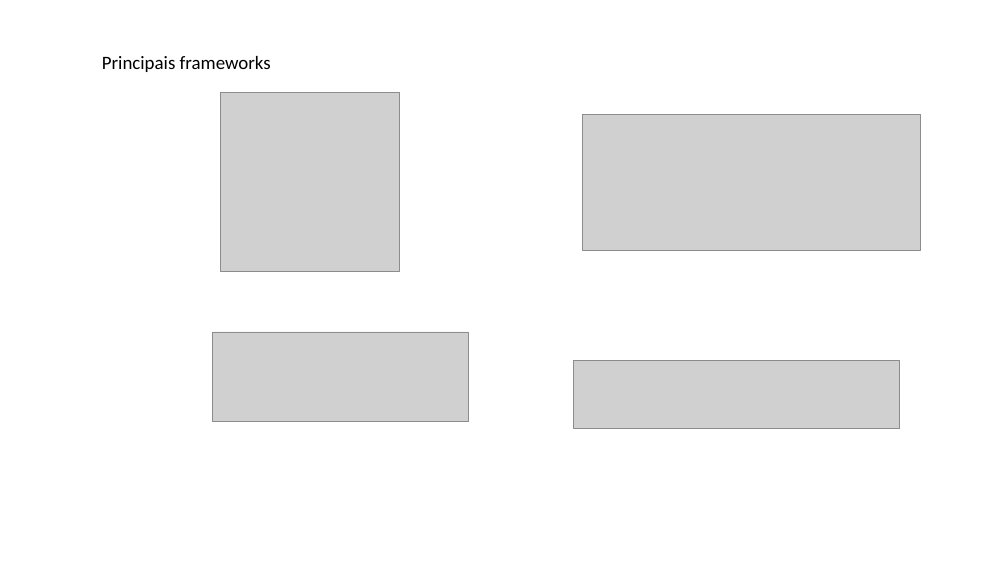
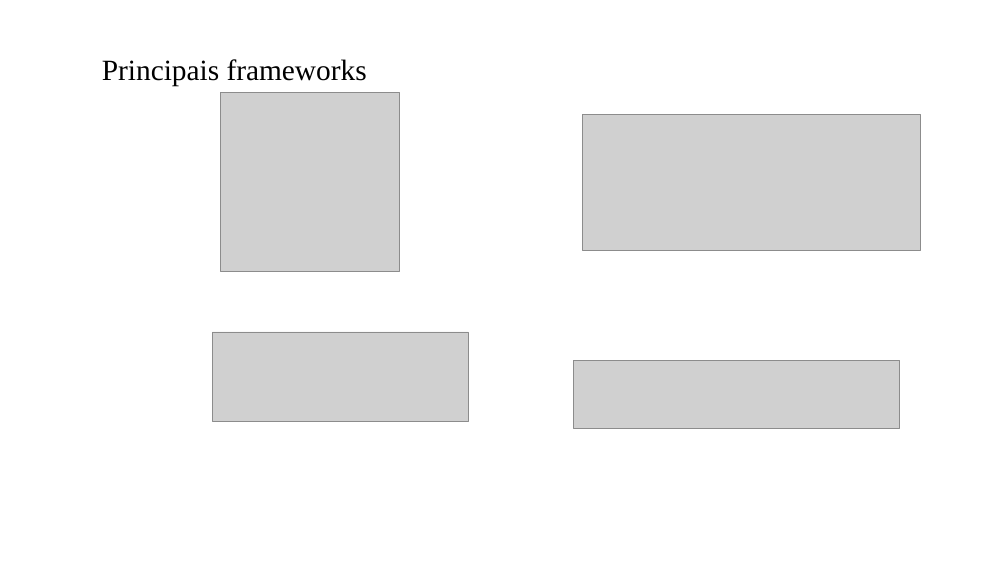
Before and after one commit to feevars/fatec4SEM, a slide deck: slide 7 of 2SEM/IES100 - Engenharia de Software I/BDD - Behavior Driven Development/apresentacao-oficial_BDD.pptx. Drawn at 1008x567 pixels with LibreOffice and Linux fonts; fonts in the diff are those of the drawing; grey boxes stand for pictures. Boxes give left, top, right and bottom in pixels: in the first picture for what was removed or moved away, otherwise in the second. Text is boxed around its words. In the diff, an @@ line names an element or a change of style, - is before the commit and + after.

```diff
--- a/2SEM/IES100 - Engenharia de Software I/BDD - Behavior Driven Development/apresentacao-oficial_BDD.pptx
+++ b/2SEM/IES100 - Engenharia de Software I/BDD - Behavior Driven Development/apresentacao-oficial_BDD.pptx
@@ text "Principais frameworks" at (102,59,367,86): size 18 to 28 pt, font Calibri to Times New Roman @@
```
Also in this commit, not shown: 4 other slides changed, 1 slide removed.
